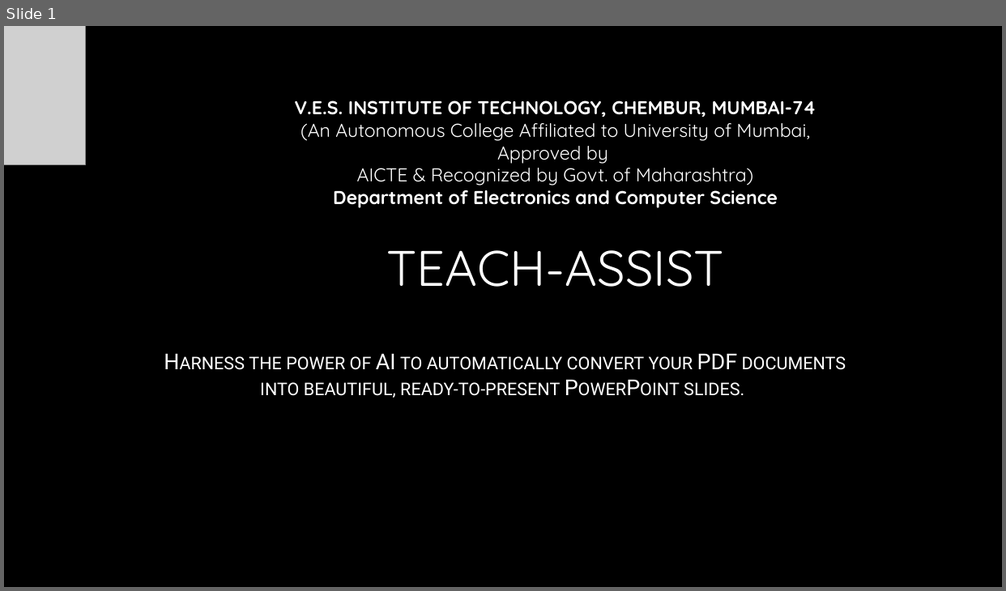
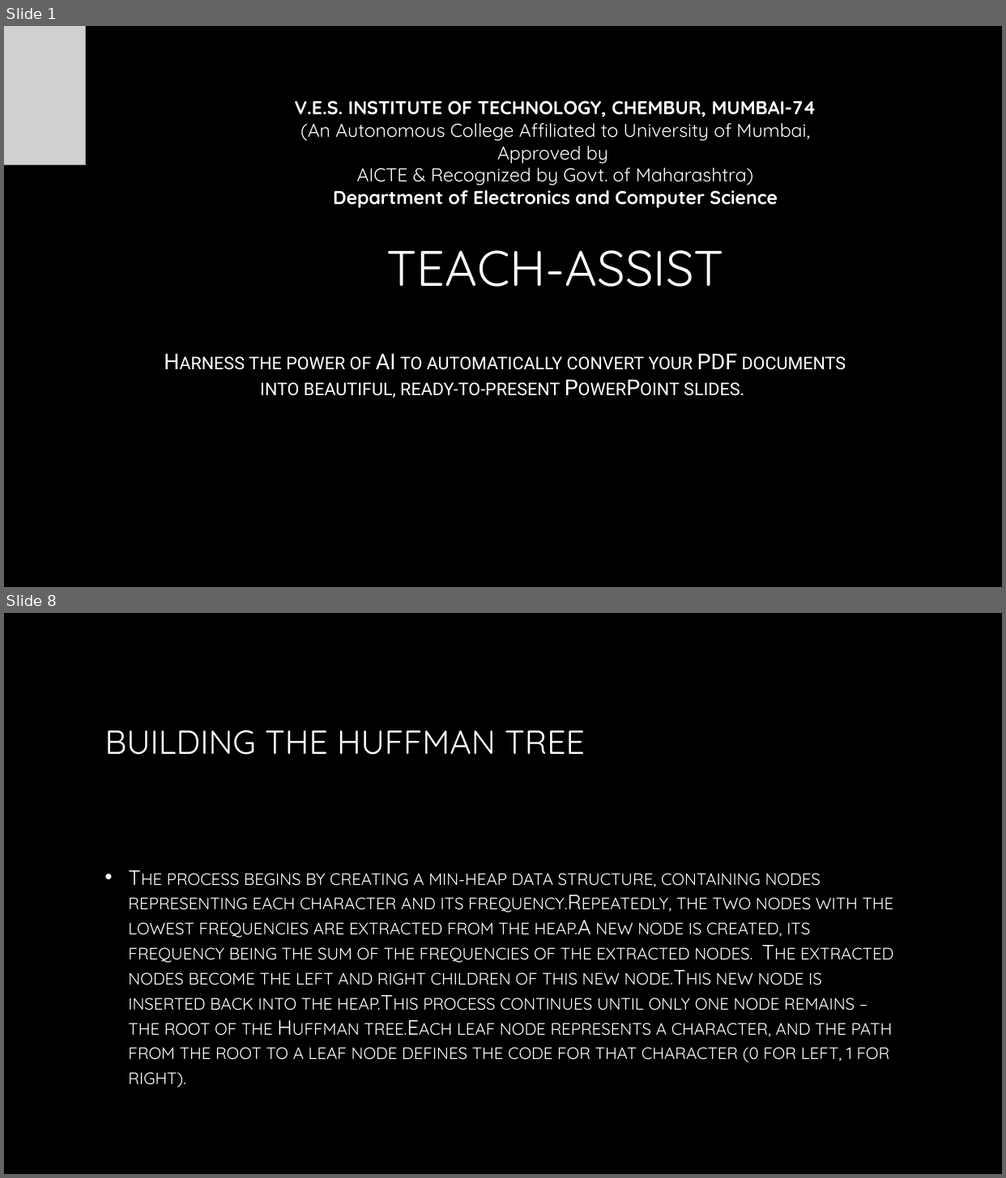
Before and after one commit to AdityaB-11/Pdf_to_presentation_GenAI, a slide deck: output/generated_presentation.pptx. Shown one above the other, each under a label of ours: slide 1 before the commit, slides 1 and 8 after it; the slides between them are not shown. The pictures are 1006x591 and 1006x1178 pixels, drawn with LibreOffice and Linux fonts; fonts in the diff are those of the drawing; grey boxes stand for pictures; background and template pictures are left out. Boxes give left, top, right and bottom in pixels: in the first picture for what was removed or moved away, otherwise in the second. Text is boxed around its words. In the diff, an @@ line names an element or a change of style, - is before the commit and + after.

```diff
--- a/output/generated_presentation.pptx
+++ b/output/generated_presentation.pptx
@@ slide 8 added at box(4, 613, 1002, 1174), background picture (left out) @@
@@ title added at box(105, 730, 585, 755), 32 pt, text gradient #FFFFFF to #A6A6A6 @@
+BUILDING THE HUFFMAN TREE
@@ text added at box(128, 873, 894, 1088), 20 pt, text gradient #FFFFFF to #BFBFBF, small capitals @@
+• The process begins by creating a min-heap data structure, containing nodes representing each character and its frequency.Repeatedly, the two nodes with the lowest frequencies are extracted from the heap.A new node is created, its frequency being the sum of the frequencies of the extracted nodes. The extracted nodes become the left and right children of this new node.This new node is inserted back into the heap.This process continues until only one node remains – the root of the Huffman tree.Each leaf node represents a character, and the path from the root to a leaf node defines the code for that character (0 for left, 1 for right).
```
Also in this commit, not shown: 2 slides changed, 11 other slides added, 8 slides removed, 4 other files.
